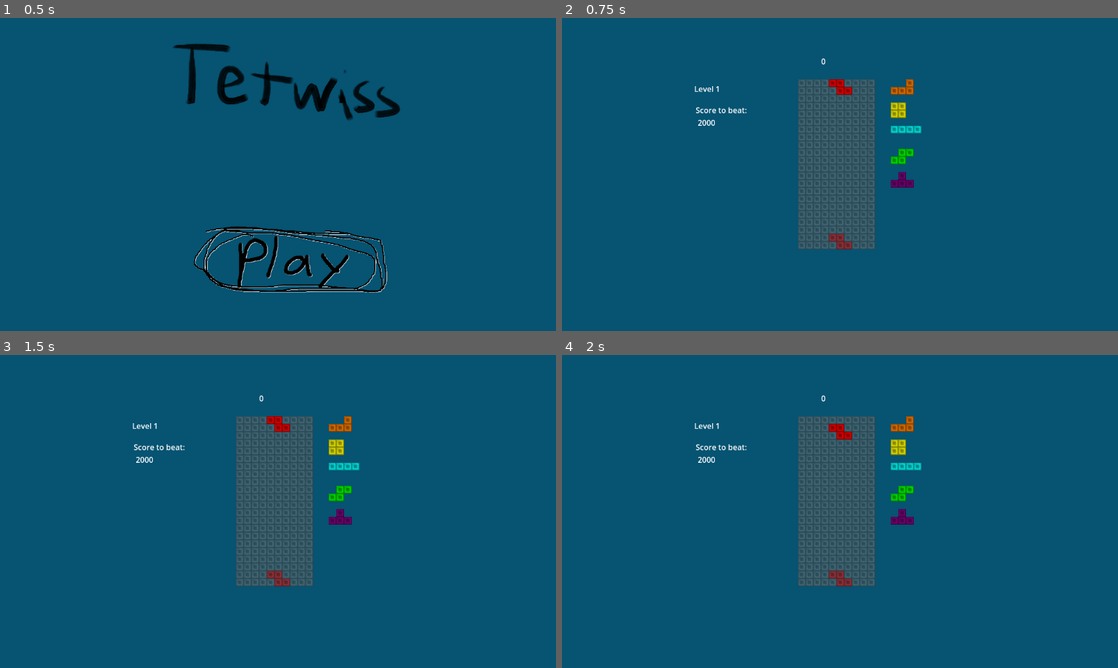
Above: before the commit, frames 1-4 (two rows, left to right).
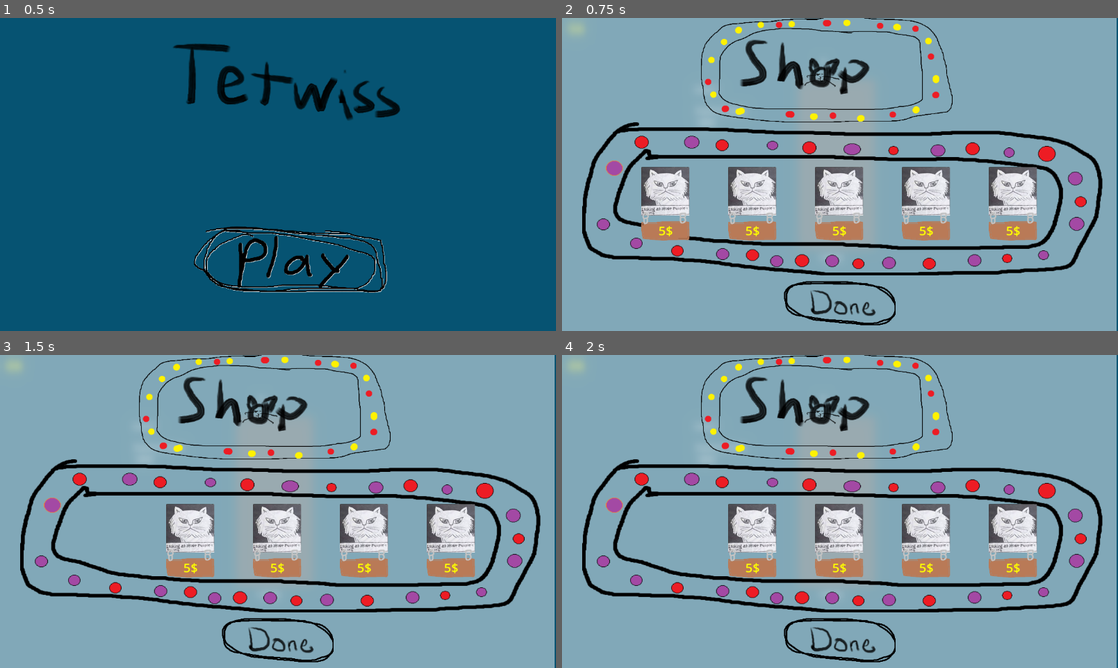
Above: after the commit, the same moments.

Repository: socpite/Tetwiss
Game: Godot game, scene res://scene/main.tscn
Two runs of this game, one before a commit and one after it. Both use one fixed random seed, a clock stepped at 60 frames per second and the inputs below.
Inputs (mouse positions are in pixels of both pictures, inside the frame that each line leads up to):
- Up to frame 1 (0.5 s): no input
- Up to frame 2 (0.75 s): click (851, 259) at 0.5 s
- Up to frame 3 (1.5 s): click (105, 527) at 1.27 s
- Up to frame 4 (2 s): no input

Frame 1 is identical in both runs. In frame 2, 100% of the frame differs, in the area x 0-100%, y 0-100%; in frame 3, 100%; in frame 4, 100%.

Commit message:
added inventory

Diff:
--- a/assets/items/The first cat meme/script.gd
+++ b/assets/items/The first cat meme/script.gd
@@ -5,6 +5,8 @@
 func _ready():
 	pass # Replace with function body.
 
+func modify(player):
+	player.multiplier += 1
 
 # Called every frame. 'delta' is the elapsed time since the previous frame.
 func _process(delta):
--- /dev/null
+++ b/scene/Inventory.gd
@@ -0,0 +1,29 @@
+extends Node2D
+
+var item_scene = preload("res://scene/item.tscn")
+
+var money = 5
+var items = []
+
+# Called when the node enters the scene tree for the first time.
+
+func _ready():
+	Events.buy.connect(buy_item)
+	pass  # Replace with function body.
+
+
+# Called every frame. 'delta' is the elapsed time since the previous frame.
+func _process(delta):
+	$MoneyLabel.set_text(str(money) + "$")
+
+
+func buy_item(item):
+	print(money)
+	if money < item.cost:
+		return
+
+	money -= item.cost
+	var new_item = item_scene.instantiate()
+	new_item.set_item(item.item_name)
+	items.append(new_item)
+	item.queue_free()
--- a/scene/item.tscn
+++ b/scene/item.tscn
@@ -7,6 +7,12 @@
 
 [node name="Item" type="Node2D"]
 script = ExtResource("1_pr8gu")
+
+[node name="BuyButton" type="Button" parent="."]
+offset_left = -50.0
+offset_top = -51.0
+offset_right = 50.0
+offset_bottom = 50.0
 
 [node name="ItemIcon" type="Sprite2D" parent="."]
 texture = ExtResource("2_5fgjv")
@@ -26,3 +32,5 @@
 theme_override_font_sizes/font_size = 26
 text = "5$"
 horizontal_alignment = 1
+
+[connection signal="pressed" from="BuyButton" to="." method="_on_buy_button_pressed"]
--- a/scene/tile_map.tscn
+++ b/scene/tile_map.tscn
@@ -9,6 +9,7 @@
 [ext_resource type="Texture2D" uid="uid://dl6ohc02vpxf6" path="res://assets/charge_bar.png" id="7_misee"]
 [ext_resource type="Script" path="res://scripts/ChargeBar.gd" id="8_k88vh"]
 [ext_resource type="Shader" path="res://scene/blur.gdshader" id="9_3fu1i"]
+[ext_resource type="Script" path="res://scene/Inventory.gd" id="9_asag2"]
 
 [sub_resource type="TileSetAtlasSource" id="TileSetAtlasSource_2c3e3"]
 texture = ExtResource("1_ks840")
@@ -138,6 +139,21 @@
 offset_right = 617.0
 offset_bottom = 518.0
 
+[node name="Inventory" type="Node2D" parent="Level"]
+script = ExtResource("9_asag2")
+
+[node name="MoneyLabel" type="Label" parent="Level/Inventory"]
+modulate = Color(1, 0.984314, 0, 1)
+offset_left = 1.0
+offset_top = 2.0
+offset_right = 57.0
+offset_bottom = 43.0
+theme_override_font_sizes/font_size = 29
+text = "5$"
+horizontal_alignment = 1
+vertical_alignment = 1
+metadata/_edit_use_anchors_ = true
+
 [node name="PauseBlur" type="ColorRect" parent="."]
 visible = false
 z_index = 3
--- a/scripts/Autoloads/Events.gd
+++ b/scripts/Autoloads/Events.gd
@@ -1,7 +1,8 @@
 extends Node
 
 signal game_over
-signal buy(item_name: String)
+
+signal buy(item)
 signal open_shop
 signal close_shop
 # Called when the node enters the scene tree for the first time.
--- a/scripts/InputHandler.gd
+++ b/scripts/InputHandler.gd
@@ -88,7 +88,6 @@
 		$ARRLeftTimer.start()
 
 func _on_das_right_timer_timeout():
-	print("ARR_RIGHT")
 	in_arr_right = true
 	if ARR != 0:
 		$ARRRightTimer.start()
--- a/scripts/Item.gd
+++ b/scripts/Item.gd
@@ -2,19 +2,20 @@
 
 var cost: int
 var item_instance
+var item_name: String
+var multiplier = 0
 
 @export var icon_size = 100.0
 
-func set_item(item_name: String):
+func set_item(_item_name: String):
+	item_name = _item_name
 	var item_data = Data.item_data[item_name]
 	$ItemIcon.set_texture(load(item_data["icon_path"]))
 	$ItemIcon.scale_to_square(icon_size)
 
 	cost = item_data["cost"]
 
-	print(item_data["script_path"])
 	item_instance = load(item_data["script_path"]).new()
-
 	$CostLabel.text = str(cost) + "$"
 
 # Called when the node enters the scene tree for the first time.
@@ -23,3 +24,7 @@
 # Called every frame. 'delta' is the elapsed time since the previous frame.
 func _process(delta):
 	pass
+
+
+func _on_buy_button_pressed():
+	Events.buy.emit(self)
--- a/scripts/ItemIcon.gd
+++ b/scripts/ItemIcon.gd
@@ -7,9 +7,6 @@
 	scale.x = size/x
 	scale.y = size/y
 
-	print(x)
-	print(y)
-
 func _ready():
 	pass # Replace with function body.
 
--- a/scripts/Level.gd
+++ b/scripts/Level.gd
@@ -2,10 +2,22 @@
 
 var score = 0
 var combo = 0
-var multiplier = 1
+var multiplier = 1.0
 var current_level
 var target_score
 var charge: float
+
+
+func _ready():
+	process_multiplier()
+	$ComboLabel.hide()
+	set_level(1)
+
+
+# Called every frame. 'delta' is the elapsed time since the previous frame.
+func _process(delta):
+	if score > target_score:
+		set_level(current_level + 1)
 
 
 func display_combo():
@@ -24,18 +36,27 @@
 	display_combo()
 
 
+func process_multiplier():
+	multiplier = combo + 1
+	for item in $Inventory.items:
+		item.item_instance.modify(self)
+
+	$MultiplierLabel.set_text(str(multiplier) + " Mult")
+
+
 func clear_lines(count: int):
 	score += multiplier * count * count * 100 + 100
+
 	process_combo(count)
-	multiplier = combo + 1
+	process_multiplier()
+
 	$ChargeBar.target_charge += 0.1 * count
-
 	$ScoreLabel.text = str(score)
 
 
 func set_level(level):
-
 	if level % 5 == 0:
+		score = target_score
 		Events.open_shop.emit()
 
 	current_level = level
@@ -43,15 +64,3 @@
 
 	target_score = level * (level + 1) * 1000
 	$TargetScoreLabel.text = "Score to beat:\n " + str(target_score)
-
-
-func _ready():
-	$ComboLabel.hide()
-	set_level(1)
-	pass  # Replace with function body.
-
-
-# Called every frame. 'delta' is the elapsed time since the previous frame.
-func _process(delta):
-	if score > target_score:
-		set_level(current_level + 1)
--- a/scripts/PieceManager.gd
+++ /dev/null
@@ -1,35 +0,0 @@
-extends Node
-
-@export var piece_scene: PackedScene
-@onready var current_piece = piece_scene.instantiate()
-
-# Called when the node enters the scene tree for the first time.
-func _ready():
-	current_piece.set_piece("J")
-	print(current_piece.grid)
-	pass # Replace with function body.
-
-# Draw data in the form of pairs (position, color(which is piece_id))
-func get_current_piece_draw_data() -> Array:
-	var draw_data = []
-	draw_data += current_piece.get_draw_data()
-
-	return draw_data
-
-# check if a position is in the board and empty
-func move(direction):
-	current_piece = current_piece.move(direction)
-
-func rotate_clockwise():
-	current_piece = current_piece.rotate_clockwise()
-
-func rotate_counterclockwise():
-	current_piece = current_piece.rotate_counterclockwise()
-
-# Called every frame. 'delta' is the elapsed time since the previous frame.
-func _process(delta):
-	if Input.is_action_just_pressed("rotate clockwise"):
-		current_piece = current_piece.rotate_clockwise()
-	if Input.is_action_just_pressed("rotate counterclockwise"):
-		current_piece = current_piece.rotate_counterclockwise()
-	pass
--- a/scripts/ScoreLabel.gd
+++ /dev/null
@@ -1,7 +0,0 @@
-extends Label
-
-func _ready():
-	pass # Replace with function body.
-
-func _process(delta):
-	pass
--- a/scripts/menu.gd
+++ b/scripts/menu.gd
@@ -11,4 +11,4 @@
 
 
 func _on_button_pressed():
-	print("sus")
+	pass
--- a/scripts/tile_map.gd
+++ b/scripts/tile_map.gd
@@ -11,6 +11,7 @@
 var board_height = 22
 var queue_sight = 5
 var paused = false
+var inventory = []
 
 enum layers { background, existing_tiles, ghost_piece, current_piece, HUD }
 
@@ -30,7 +31,7 @@
 	$PauseBlur.hide()
 	current_piece.set_piece($PieceQueue.get_next_piece())
 	$PieceDropTimer.start()
-
+	Events.open_shop.emit()
 
 func check_pause():
 	if Input.is_action_just_pressed("pause"):
@@ -69,7 +70,6 @@
 
 
 func move(direction: Vector2i):
-	print(direction)
 	var new_piece = current_piece.duplicate()
 	new_piece.move(direction)
 	if check_piece(new_piece):
@@ -89,8 +89,6 @@
 
 func rotate_counterclockwise():
 	var kick_list = current_piece.counterclockwise_kicktable[current_piece.current_rotation]
-	print(kick_list)
-	print(current_piece.current_rotation)
 	for kick in kick_list:
 		var new_piece = current_piece.duplicate()
 		new_piece.move(Vector2i(kick[0], -kick[1]))
@@ -117,7 +115,6 @@
 	for cell in piece_tiles:
 		set_cell(1, cell[0], 0, Vector2i(0, 0), cell[1])
 	current_piece.set_piece($PieceQueue.get_next_piece())
-	print(current_piece.piece_name)
 	clear_lines()
 	check_game_over()
 
Not shown: 1 places in scene/tile_map.tscn that only renumber resources
